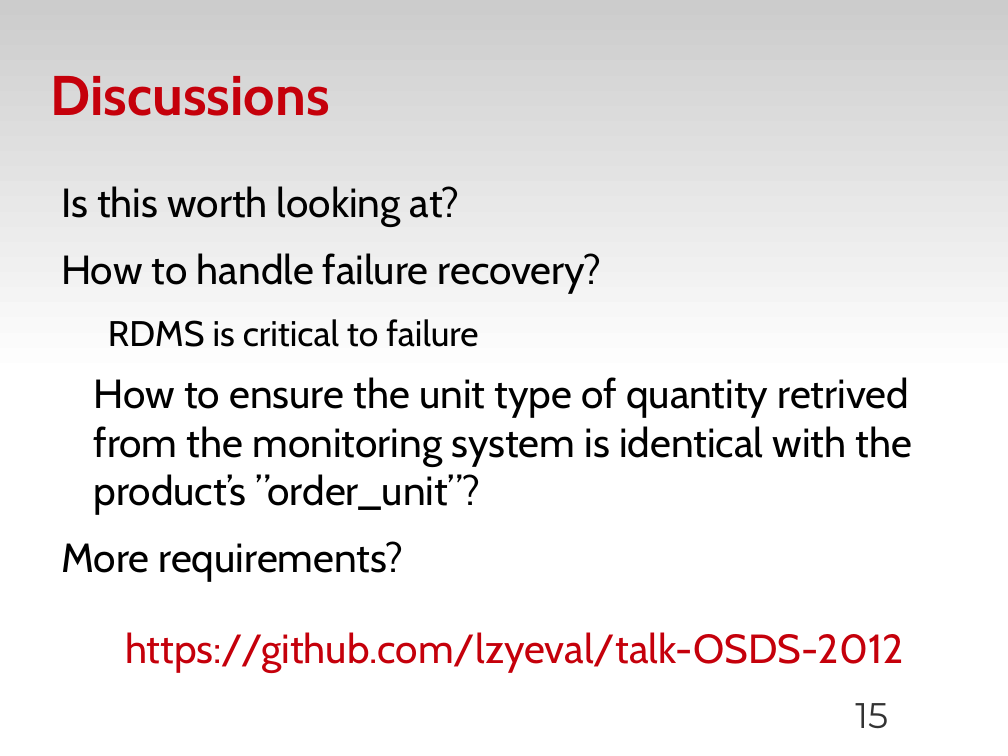
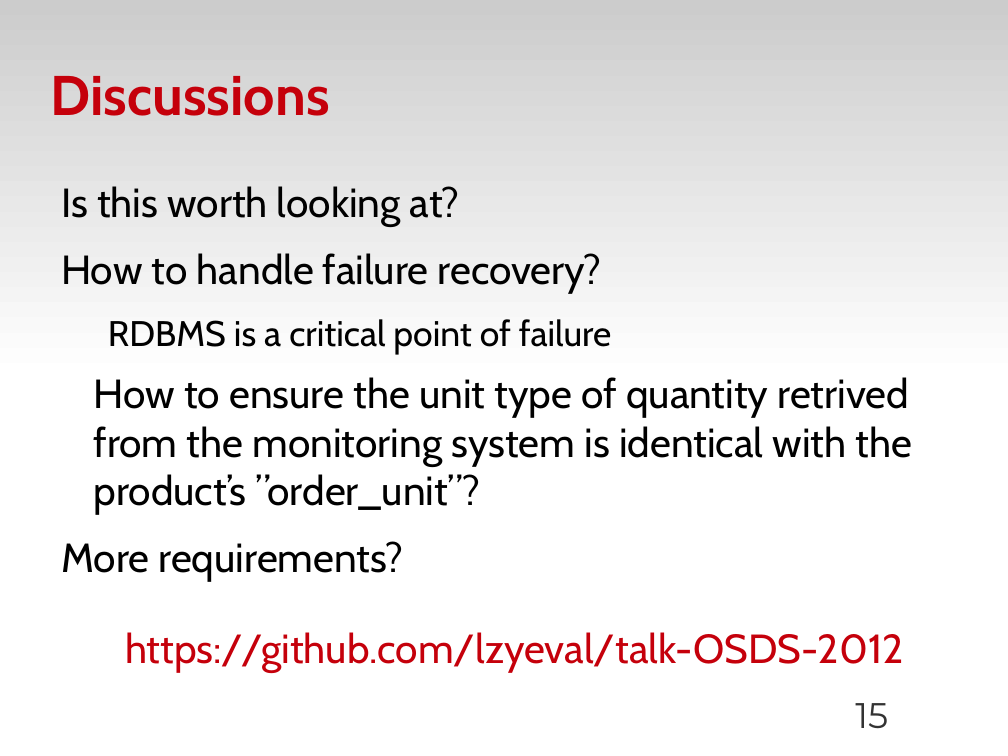
Before and after one commit to zyluo/talk-OSDS-2012, a slide deck: slide 15 of OSDS-2012-SF-dough-LZY.odp. Drawn at 1008x756 pixels with LibreOffice and Linux fonts; fonts in the diff are those of the drawing; background and template pictures are left out. Boxes give left, top, right and bottom in pixels: in the first picture for what was removed or moved away, otherwise in the second. Text is boxed around its words. In the diff, an @@ line names an element or a change of style, - is before the commit and + after.

Commit message:
Fix discussion section again part 2

```diff
--- a/OSDS-2012-SF-dough-LZY.odp
+++ b/OSDS-2012-SF-dough-LZY.odp
@@ text at (108, 319, 611, 354): text changed @@
-  RDMS is critical to failure
+  RDBMS is a critical point of failure
```
